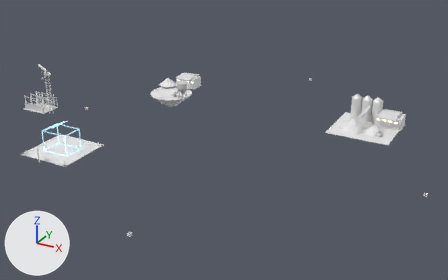
Two versions of the FBX model Assets/Art/KayseriIsland/Models/Gold/Phase2/Sites_P2.fbx, one commit apart.
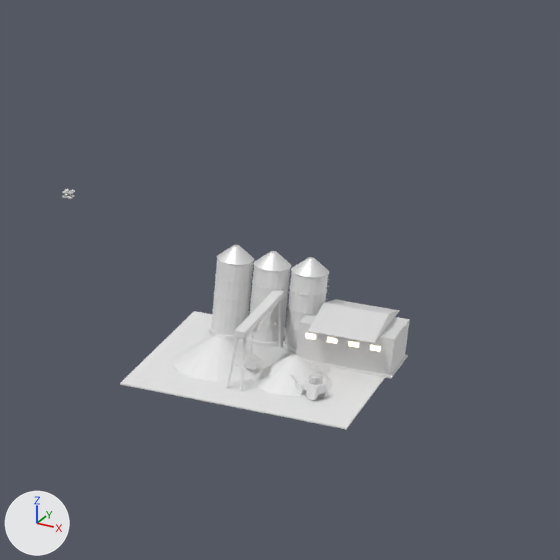
The first picture shows the older version from a 50 mm camera at (223.0, -396.0, 206.0) aimed at (16.0, -19.0, 17.0). The close-ups show the older and then the newer version on the part from 65% to 100% of the width and 9% to 65% of the height of that picture. Only the edits that show in the close-ups are written down. Lighting does not change. The marker at lower left points along +X, +Y and +Z. Where no turn or scale is listed for an object, it has been applied to the vertices. Vertices at exactly the same position are counted once.

The first close-up shows 'Site.Store.Gantry', 'Site.Store.Loader', 'Site.Store.Pile0', 'Site.Store.Pile1', 'Site.Store.Shed', 'Site.Store.Silo0', 'Site.Store.Silo1', 'Site.Store.Silo2', 'Site.Store.Yard' and 1 more.
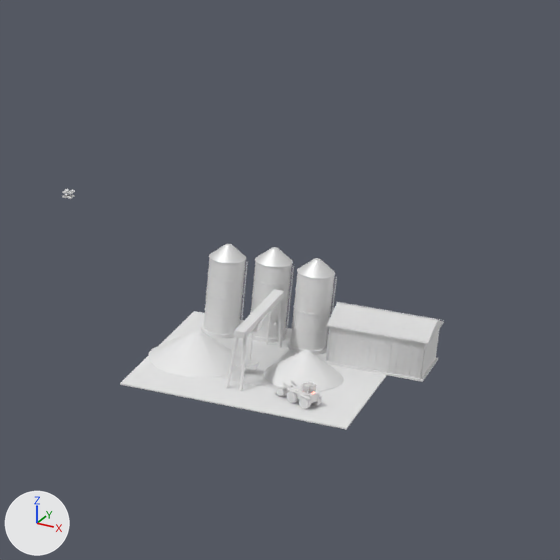
The change, as a diff of the scene's bpy script:
```diff
--- a/Assets/Art/KayseriIsland/Models/Gold/Phase2/Sites_P2.fbx.py
+++ b/Assets/Art/KayseriIsland/Models/Gold/Phase2/Sites_P2.fbx.py
@@ me_site_store_shed_001 @@
 # used by ob_site_store_shed; location = (112.0, 92.0, 8.2)
-me_site_store_shed_001.from_pydata(...)  # 78 vertices, 116 faces; spans x -11.5..11.5, y -11.6..11.6, z 0.0..12.6
+me_site_store_shed_001.from_pydata(...)  # 1838 vertices, 2756 faces; spans x -11.7..11.7, y -7.7..7.7, z 0.0..12.7
+# me_site_store_shed_001 part 1: the loose piece of 6 vertices spanning x -7.6..7.6, y -11.6..11.6, z 9.5..12.6 is rebuilt with 6 vertices and now spans x -11.6..11.6, y -7.6..7.6, z 9.5..12.6
+# me_site_store_shed_001 part 2: 1520 vertices added at x -11.7..11.7, y -7.7..7.7, z 0.5..12.7
+# other edits to the shape of me_site_store_shed_001 do not show in these pictures
 me_site_store_shed_001.materials.append(mat_concrete_dk)
@@ me_site_store_shed_001 @@
 me_site_store_shed_001.materials.append(mat_winlight)
+me_site_store_shed_001.materials.append(mat_steel)  # white #e7e7e7
@@ ob_site_store_loader @@
 ob_site_store_loader = bpy.data.objects.new('Site.Store.Loader', me_site_store_loader_001)
-ob_site_store_loader.location = (110.0, 66.0, 8.2)
+ob_site_store_loader.location = (110.0, 60.6, 8.2)
@@ ob_site_store_silo0 @@
 ob_site_store_silo0 = bpy.data.objects.new('Site.Store.Silo0', me_site_store_silo0_001)
-ob_site_store_silo0.location = (82.0, 94.0, 8.2)
+ob_site_store_silo0.location = (80.1, 94.0, 8.2)
@@ ob_site_store_silo1 @@
 ob_site_store_silo1 = bpy.data.objects.new('Site.Store.Silo1', me_site_store_silo1_001)
-ob_site_store_silo1.location = (91.0, 94.0, 8.2)
+ob_site_store_silo1.location = (90.5, 96.8, 8.2)
@@ ob_site_store_pile0 @@
 ob_site_store_pile0 = bpy.data.objects.new('Site.Store.Pile0', me_site_store_pile0_001)
-ob_site_store_pile0.location = (86.0, 74.0, 8.2)
+ob_site_store_pile0.location = (80.3, 74.0, 8.2)
@@ ob_site_store_silo2 @@
 ob_site_store_silo2 = bpy.data.objects.new('Site.Store.Silo2', me_site_store_silo2_001)
-ob_site_store_silo2.location = (100.0, 94.0, 8.2)
+ob_site_store_silo2.location = (101.4, 94.0, 8.2)
@@ ob_site_store_pile1 @@
 ob_site_store_pile1 = bpy.data.objects.new('Site.Store.Pile1', me_site_store_pile1_001)
-ob_site_store_pile1.location = (104.0, 72.0, 8.2)
+ob_site_store_pile1.location = (105.5, 75.9, 8.2)
@@ ob_site_store_shed @@
 ob_site_store_shed = bpy.data.objects.new('Site.Store.Shed', me_site_store_shed_001)
-ob_site_store_shed.location = (112.0, 92.0, 8.2)
+ob_site_store_shed.location = (118.7, 93.6, 8.2)
```

What differs and where, as boxes [x1, y1, x2, y2] in the close-ups (560 x 560 px):
'Site.Store.Shed', reshaped, moved
    before: [296, 300, 410, 378]
    after: [324, 302, 444, 382]
'Site.Store.Silo2', moved
    before: [282, 257, 329, 353]
    after: [288, 258, 337, 355]
'Site.Store.Silo0', moved
    before: [209, 245, 254, 340]
    after: [201, 244, 248, 339]
'Site.Store.Pile0', moved
    before: [172, 334, 266, 382]
    after: [149, 330, 242, 377]
'Site.Store.Silo1', moved
    before: [246, 251, 291, 347]
    after: [247, 247, 294, 343]
'Site.Store.Pile1', moved
    before: [252, 355, 333, 396]
    after: [264, 350, 344, 391]
'Site.Store.Loader', moved
    before: [290, 374, 328, 400]
    after: [275, 380, 323, 409]
part 1 of me_site_store_shed_001, rebuilt (27% wider, 7% shorter)
    before: [308, 300, 399, 343]
    after: [327, 303, 443, 343]
part 2 of me_site_store_shed_001, added
    after: [326, 302, 444, 379]
